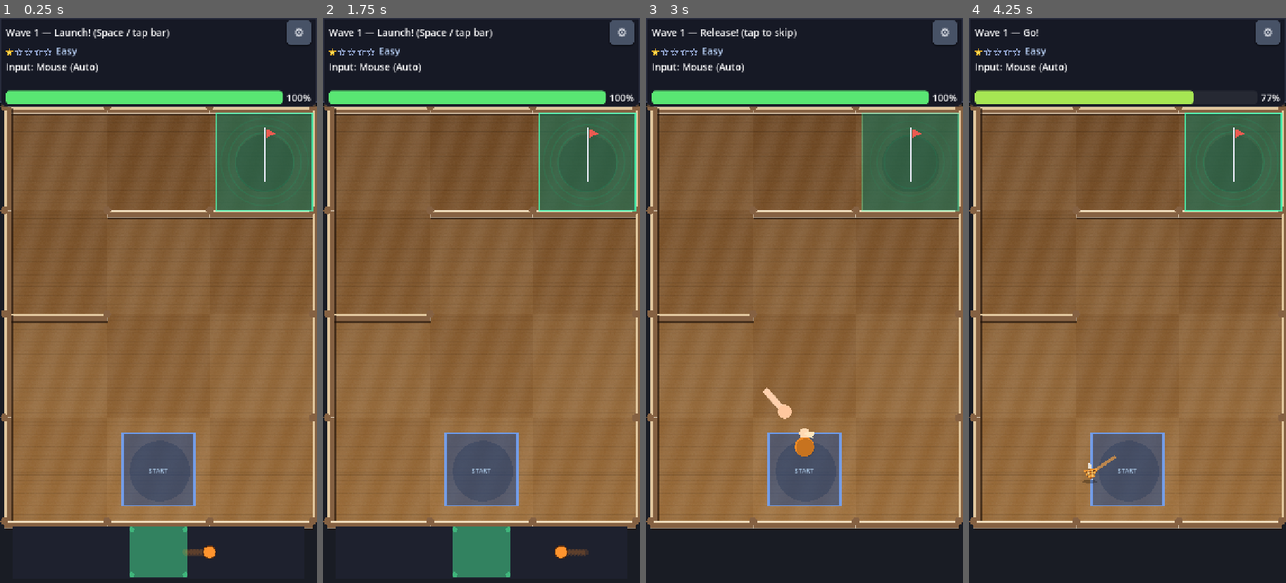
Above: before the commit, frames 1-4 (left to right).
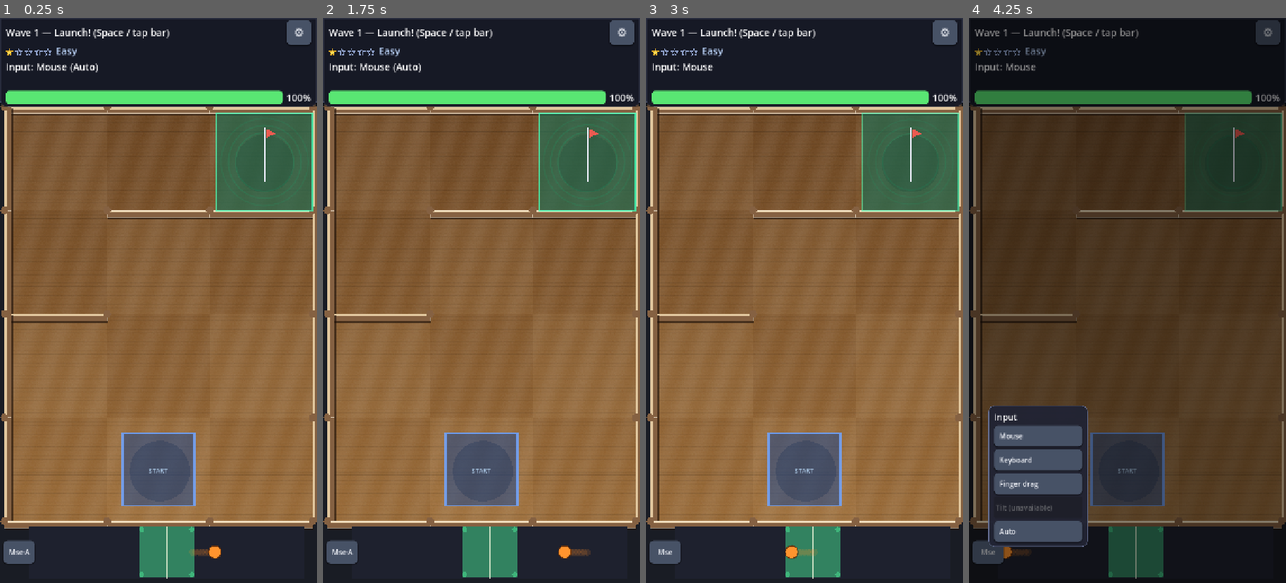
Above: after the commit, the same moments.

Repository: mhaiprojects/Spinning-Top-Maze
Game: Godot game, scene res://scenes/main.tscn
Same seed, same stepped clock (60 frames per second), same inputs: the game is played once before the commit and once after it.
Inputs (mouse positions are in pixels of both pictures, inside the frame that each line leads up to):
- Up to frame 1 (0.25 s): no input
- Up to frame 2 (1.75 s): click "⚙" at 0.5 s; click "Resume" at 1.25 s
- Up to frame 3 (3 s): click (665, 554) at 2 s, where only the run after the commit has a clickable "Mse·A"; click (715, 436) at 2.75 s, where only the run after the commit has a clickable "Mouse"
- Up to frame 4 (4.25 s): click (988, 554) at 3.5 s, where only the run after the commit has a clickable "Mse"

The runs differ from the first frame. In frame 1, 1.1% of the frame differs, in the area x 1-70%, y 90-100%; in frame 2, 1.1%; in frame 3, 3.5%; in frame 4, 80%, in the area x 0-100%, y 0-100%.

Commit message:
2026-11-27 18:39 AEDT: Bottom-left input picker with Auto, symmetric maze, launch-bar clearance, and headless tests (via cursor-agent)

Diff:
--- a/scripts/game_ui.gd
+++ b/scripts/game_ui.gd
@@ -6,6 +6,7 @@
 const VT := preload("res://scripts/visual_theme.gd")
 const ViewportLayout := preload("res://scripts/viewport_layout.gd")
 const DifficultyStars := preload("res://scripts/difficulty_stars.gd")
+const InputPickerMenu := preload("res://scripts/input_picker_menu.gd")
 
 var _vp_size := Vector2(720, 1280)
 var _play_rect := Rect2()
@@ -19,6 +20,7 @@
 var _lbl_msg: Label
 var _btn_gear: Button
 var _physics_menu: PhysicsMenu
+var _input_picker: InputPickerMenu
 var _overlay: Control
 var _overlay_card: PanelContainer
 var _overlay_lbl: Label
@@ -48,12 +50,17 @@
 	if tin_path and tin_path.has_method("settings_path"):
 		_physics_menu.set_settings_path(str(tin_path.call("settings_path")))
 	add_child(_physics_menu)
-
-
-func set_layout_rects(vp: Vector2, play: Rect2, top_h: float, _bot_h: float) -> void:
+	_input_picker = InputPickerMenu.new()
+	_input_picker.set_ui_host(self)
+	add_child(_input_picker)
+
+
+func set_layout_rects(vp: Vector2, play: Rect2, top_h: float, bot_h: float) -> void:
 	_vp_size = vp
 	_play_rect = play
 	_hud_height = top_h
+	if _input_picker:
+		_input_picker.layout_chrome(vp, bot_h)
 	var ui_s: float = ViewportLayout.ui_scale(vp)
 	if _overlay_card:
 		var card_w: float = minf(320.0 * ui_s, maxf(200.0, vp.x - 24.0))
@@ -99,6 +106,8 @@
 func consumes_steering_at(screen_pos: Vector2) -> bool:
 	if _overlay.visible:
 		return _overlay_btn.get_global_rect().has_point(screen_pos) or _overlay_card.get_global_rect().has_point(screen_pos)
+	if _input_picker and _input_picker.consumes_point(screen_pos):
+		return true
 	return hud_screen_rect().has_point(screen_pos)
 
 
@@ -292,6 +301,20 @@
 	return _physics_menu != null and _physics_menu.is_open()
 
 
+func input_picker_open() -> bool:
+	return _input_picker != null and _input_picker.is_open()
+
+
+func input_picker_node() -> InputPickerMenu:
+	return _input_picker
+
+
+func input_picker_button_rect() -> Rect2:
+	if _input_picker == null:
+		return Rect2()
+	return _input_picker.button_screen_rect()
+
+
 func physics_menu_node() -> PhysicsMenu:
 	return _physics_menu
 
@@ -330,7 +353,7 @@
 func _unhandled_input(event: InputEvent) -> void:
 	if handle_overlay_input(event):
 		return
-	if physics_settings_menu_open():
+	if physics_settings_menu_open() or input_picker_open():
 		return
 	var fo: Control = get_viewport().gui_get_focus_owner()
 	if fo is LineEdit:
@@ -429,6 +452,8 @@
 
 func _on_mode_changed(_selected: int, _effective: int) -> void:
 	_refresh_settings_menu()
+	if _input_picker:
+		_input_picker.refresh_chrome()
 
 
 func _on_fallback_message(text: String) -> void:
--- a/scripts/input_modes.gd
+++ b/scripts/input_modes.gd
@@ -133,6 +133,17 @@
 	return steer_tilt(oriented, cal_offset)
 
 
+static func mode_short_label(mode: int) -> String:
+	match mode:
+		Mode.KEYBOARD:
+			return "Key"
+		Mode.DRAG:
+			return "Drag"
+		Mode.TILT:
+			return "Tilt"
+	return "Mse"
+
+
 static func mode_name(mode: int) -> String:
 	match mode:
 		Mode.MOUSE:
--- /dev/null
+++ b/scripts/input_picker_menu.gd
@@ -0,0 +1,270 @@
+class_name InputPickerMenu
+extends CanvasLayer
+## Bottom-left input mode picker (explicit + Auto).
+
+const VT := preload("res://scripts/visual_theme.gd")
+const ViewportLayout := preload("res://scripts/viewport_layout.gd")
+
+signal closed
+
+var _open := false
+var _prev_paused := false
+var _ui_host: Node
+var _chrome: Control
+var _btn: Button
+var _backdrop: ColorRect
+var _popup: PanelContainer
+var _bot_h := 140.0
+var _option_vbox: VBoxContainer
+
+
+func _ready() -> void:
+	process_mode = Node.PROCESS_MODE_ALWAYS
+	layer = 24
+	_build_ui()
+	visible = true
+
+
+func set_ui_host(host: Node) -> void:
+	_ui_host = host
+
+
+func is_open() -> bool:
+	return _open
+
+
+func button() -> Button:
+	return _btn
+
+
+func button_screen_rect() -> Rect2:
+	if _btn == null:
+		return Rect2()
+	return _btn.get_global_rect()
+
+
+func popup_screen_rect() -> Rect2:
+	if _popup == null or not _open:
+		return Rect2()
+	return _popup.get_global_rect()
+
+
+func consumes_point(screen_pos: Vector2) -> bool:
+	if _btn and _btn.get_global_rect().has_point(screen_pos):
+		return true
+	if _open and _backdrop and _backdrop.get_global_rect().has_point(screen_pos):
+		return true
+	if _open and _popup and _popup.get_global_rect().has_point(screen_pos):
+		return true
+	return false
+
+
+func layout_chrome(vp: Vector2, bot_h: float) -> void:
+	_bot_h = bot_h
+	var sz: float = ViewportLayout.input_picker_size(vp)
+	var m: float = ViewportLayout.edge_margin(vp, 8.0)
+	_btn.custom_minimum_size = Vector2(sz, sz)
+	_btn.position = Vector2(m, vp.y - bot_h + maxf(4.0, (bot_h - sz) * 0.5))
+	_btn.size = Vector2(sz, sz)
+	if _open:
+		_center_popup(vp)
+
+
+func _build_ui() -> void:
+	_chrome = Control.new()
+	_chrome.set_anchors_preset(Control.PRESET_FULL_RECT)
+	_chrome.mouse_filter = Control.MOUSE_FILTER_IGNORE
+	add_child(_chrome)
+	_btn = Button.new()
+	_btn.name = "InputPickerButton"
+	_btn.focus_mode = Control.FOCUS_NONE
+	_btn.mouse_filter = Control.MOUSE_FILTER_STOP
+	_btn.pressed.connect(_on_toggle_popup)
+	VT.apply_button_theme(_btn)
+	_btn.add_theme_font_size_override("font_size", 16)
+	_chrome.add_child(_btn)
+	_backdrop = ColorRect.new()
+	_backdrop.color = Color(0, 0, 0, 0.45)
+	_backdrop.set_anchors_preset(Control.PRESET_FULL_RECT)
+	_backdrop.visible = false
+	_backdrop.mouse_filter = Control.MOUSE_FILTER_STOP
+	_backdrop.gui_input.connect(_on_backdrop_input)
+	_chrome.add_child(_backdrop)
+	_popup = PanelContainer.new()
+	_popup.visible = false
+	_popup.mouse_filter = Control.MOUSE_FILTER_STOP
+	var panel_box := StyleBoxFlat.new()
+	panel_box.bg_color = Color(0.13, 0.14, 0.2, 0.97)
+	panel_box.border_color = Color(0.4, 0.44, 0.58)
+	panel_box.set_border_width_all(1)
+	panel_box.corner_radius_top_left = 14
+	panel_box.corner_radius_top_right = 14
+	panel_box.corner_radius_bottom_left = 14
+	panel_box.corner_radius_bottom_right = 14
+	_popup.add_theme_stylebox_override("panel", panel_box)
+	_chrome.add_child(_popup)
+	var margin := MarginContainer.new()
+	margin.add_theme_constant_override("margin_left", 12)
+	margin.add_theme_constant_override("margin_right", 12)
+	margin.add_theme_constant_override("margin_top", 10)
+	margin.add_theme_constant_override("margin_bottom", 10)
+	_popup.add_child(margin)
+	_option_vbox = VBoxContainer.new()
+	_option_vbox.add_theme_constant_override("separation", 6)
+	margin.add_child(_option_vbox)
+	var v := _option_vbox
+	var title := Label.new()
+	title.text = "Input"
+	title.add_theme_font_size_override("font_size", 20)
+	v.add_child(title)
+	v.add_child(_make_row("Mouse", InputModes.Mode.MOUSE, false))
+	v.add_child(_make_row("Keyboard", InputModes.Mode.KEYBOARD, false))
+	v.add_child(_make_row("Finger drag", InputModes.Mode.DRAG, false))
+	v.add_child(_make_row("Tilt", InputModes.Mode.TILT, true))
+	v.add_child(_make_row("Auto", -1, false))
+	_refresh_button_label()
+
+
+func _make_row(label: String, mode: int, tilt_row: bool) -> Button:
+	var b := Button.new()
+	b.text = label
+	b.alignment = HORIZONTAL_ALIGNMENT_LEFT
+	b.custom_minimum_size = Vector2(200, 48)
+	b.size_flags_horizontal = Control.SIZE_EXPAND_FILL
+	b.focus_mode = Control.FOCUS_NONE
+	VT.apply_button_theme(b)
+	b.pressed.connect(_on_pick.bind(mode, tilt_row))
+	b.set_meta("picker_mode", mode)
+	b.set_meta("tilt_row", tilt_row)
+	return b
+
+
+func _on_pick(mode: int, tilt_row: bool) -> void:
+	var tin: Node = get_node_or_null("/root/TiltInput")
+	if tin == null:
+		close()
+		return
+	if mode < 0:
+		if tin.has_method("apply_auto_detect"):
+			tin.call("apply_auto_detect")
+	else:
+		if tilt_row and tin.has_method("tilt_picker_enabled") and not tin.call("tilt_picker_enabled"):
+			return
+		if tin.has_method("pick_mode_from_ui"):
+			tin.call("pick_mode_from_ui", mode)
+		elif tin.has_method("set_mode"):
+			tin.call("set_mode", mode)
+	_refresh_button_label()
+	if _ui_host and _ui_host.has_method("_refresh_settings_menu"):
+		_ui_host.call("_refresh_settings_menu")
+	close()
+
+
+func _on_toggle_popup() -> void:
+	if _open:
+		close()
+	else:
+		open()
+
+
+func open() -> void:
+	if _open:
+		return
+	var tree := get_tree()
+	_prev_paused = tree.paused
+	tree.paused = true
+	_open = true
+	_backdrop.visible = true
+	_popup.visible = true
+	var tin: Node = get_node_or_null("/root/TiltInput")
+	if tin and tin.has_method("set_steer_blocked"):
+		tin.call("set_steer_blocked", true)
+	_refresh_popup_rows()
+	_refresh_button_label()
+	var vp: Rect2 = get_viewport().get_visible_rect()
+	_center_popup(vp.size)
+
+
+func close() -> void:
+	if not _open:
+		return
+	_open = false
+	_backdrop.visible = false
+	_popup.visible = false
+	var tree := get_tree()
+	if tree:
+		tree.paused = _prev_paused
+	var tin: Node = get_node_or_null("/root/TiltInput")
+	if tin:
+		if tin.has_method("set_steer_blocked"):
+			tin.call("set_steer_blocked", false)
+		if tin.has_method("release_menu_drag"):
+			tin.call("release_menu_drag")
+	closed.emit()
+
+
+func _on_backdrop_input(event: InputEvent) -> void:
+	if event is InputEventScreenTouch and event.pressed:
+		close()
+		get_viewport().set_input_as_handled()
+	elif event is InputEventMouseButton and event.pressed and event.button_index == MOUSE_BUTTON_LEFT:
+		close()
+		get_viewport().set_input_as_handled()
+
+
+func _unhandled_input(event: InputEvent) -> void:
+	if not _open:
+		return
+	if event is InputEventKey and event.pressed and not event.echo and event.keycode == KEY_ESCAPE:
+		close()
+		get_viewport().set_input_as_handled()
+
+
+func _center_popup(vp: Vector2) -> void:
+	var sz: Vector2 = _popup.get_combined_minimum_size()
+	if sz.x < 180.0:
+		sz.x = 220.0
+	var btn_c: Vector2 = _btn.get_global_rect().get_center()
+	var x: float = clampf(btn_c.x, 8.0, vp.x - sz.x - 8.0)
+	var y: float = btn_c.y - sz.y - 12.0
+	if y < 8.0:
+		y = minf(_btn.global_position.y + _btn.size.y + 8.0, vp.y - sz.y - 8.0)
+	_popup.position = Vector2(x, y)
+	_popup.size = sz
+
+
+func _refresh_popup_rows() -> void:
+	var tin: Node = get_node_or_null("/root/TiltInput")
+	var tilt_ok: bool = tin and tin.has_method("tilt_picker_enabled") and bool(tin.call("tilt_picker_enabled"))
+	for c in _option_vbox.get_children():
+		if c is Button and bool(c.get_meta("tilt_row", false)):
+			var b := c as Button
+			if tilt_ok:
+				b.disabled = false
+				b.text = "Tilt"
+				b.modulate = Color.WHITE
+			else:
+				b.disabled = true
+				b.text = "Tilt (unavailable)"
+				b.modulate = Color(0.75, 0.75, 0.75)
+
+
+func _refresh_button_label() -> void:
+	var tin: Node = get_node_or_null("/root/TiltInput")
+	if tin == null:
+		_btn.text = "In"
+		return
+	var eff: int = int(tin.call("effective_mode"))
+	var short: String = InputModes.mode_short_label(eff)
+	var explicit: bool = tin.has_method("mode_explicit") and bool(tin.call("mode_explicit"))
+	if not explicit:
+		short += "·A"
+	_btn.text = short
+	_btn.tooltip_text = "Input: %s%s" % [
+		InputModes.mode_name(eff),
+		" (Auto)" if not explicit else " (manual)",
+	]
+
+
+func refresh_chrome() -> void:
+	_refresh_button_label()
--- a/scripts/main.gd
+++ b/scripts/main.gd
@@ -106,6 +106,8 @@
 		blocked = true
 	if _ui.has_method("physics_settings_menu_open") and _ui.physics_settings_menu_open():
 		blocked = true
+	if _ui.has_method("input_picker_open") and _ui.input_picker_open():
+		blocked = true
 	tin.call("set_steer_blocked", blocked)
 
 
@@ -153,8 +155,11 @@
 			var measured: float = _ui.hud_band_height()
 			if measured > top_h + 0.5:
 				top_h = measured
-				_play_rect.position.y = top_h
-				_play_rect.size.y = maxf(80.0, vp.size.y - top_h - bot_h)
+				_play_rect.position = Vector2(margin, top_h)
+				_play_rect.size = Vector2(
+					maxf(40.0, vp.size.x - margin * 2.0),
+					maxf(80.0, vp.size.y - top_h - bot_h)
+				)
 				_ui.set_layout_rects(vp.size, _play_rect, top_h, bot_h)
 	if not _hud_only:
 		_generate_maze_data_only()
@@ -184,10 +189,15 @@
 	var bot_h: float = float(ViewportLayout.scaled_heights(vp.size).bottom)
 	var s: float = float(ViewportLayout.scaled_heights(vp.size).scale)
 	var inset: float = maxf(12.0, 16.0 * s)
+	var bar_left: float = maxf(
+		_play_rect.position.x + inset,
+		ViewportLayout.launch_bar_left_clearance(vp.size)
+	)
+	var bar_right: float = _play_rect.position.x + _play_rect.size.x - inset
 	var bar := Rect2(
-		_play_rect.position.x + inset,
+		bar_left,
 		maxf(_play_rect.end.y + 4.0, vp.size.y - bot_h + 8.0 * s),
-		maxf(40.0, _play_rect.size.x - inset * 2.0),
+		maxf(40.0, bar_right - bar_left),
 		maxf(36.0, minf(bot_h - 16.0 * s, vp.size.y - (_play_rect.end.y + 8.0)))
 	)
 	if bar.end.y > vp.size.y:
@@ -367,6 +377,8 @@
 	if _ui.has_method("handle_overlay_input") and _ui.handle_overlay_input(event):
 		return
 	if _ui.has_method("physics_settings_menu_open") and _ui.physics_settings_menu_open():
+		return
+	if _ui.has_method("input_picker_open") and _ui.input_picker_open():
 		return
 	if _gui_editing_text():
 		return
--- a/scripts/tilt_input.gd
+++ b/scripts/tilt_input.gd
@@ -189,6 +189,28 @@
 	if not InputModes.ORDER.has(mode):
 		return
 	_commit_explicit_mode(mode)
+
+
+func apply_auto_detect() -> void:
+	_mode_explicit = false
+	_start_auto_detect()
+	UserSettings.save_input_mode_full(_settings_path, _selected_mode, false)
+
+
+func pick_mode_from_ui(mode: int) -> void:
+	if not InputModes.ORDER.has(mode):
+		return
+	_commit_explicit_mode(mode)
+	if mode == InputModes.Mode.TILT and OS.has_feature("web"):
+		request_web_permission()
+
+
+func tilt_picker_enabled() -> bool:
+	if not InputModes.is_touch_device() and not OS.has_feature("mobile"):
+		return false
+	if OS.has_feature("web"):
+		return (_web_has_orientation or _web_has_motion) and not _tilt_denied
+	return InputModes.native_accel_live() or OS.has_feature("mobile")
 
 
 func _commit_explicit_mode(mode: int) -> void:
--- a/scripts/viewport_layout.gd
+++ b/scripts/viewport_layout.gd
@@ -24,11 +24,23 @@
 	return 140.0 * ui_scale(DESIGN_SIZE)
 
 
+static func input_picker_size(vp: Vector2) -> float:
+	return maxf(48.0, 52.0 * ui_scale(vp))
+
+
+## Horizontal space for the bottom-left picker; used for launch bar placement only (not maze inset).
+static func launch_bar_left_clearance(vp: Vector2) -> float:
+	var sz: float = input_picker_size(vp)
+	return edge_margin(vp, 8.0) + sz + edge_margin(vp, 4.0)
+
+
 static func scaled_heights(vp: Vector2) -> Dictionary:
 	var s: float = ui_scale(vp)
+	var picker_sz: float = input_picker_size(vp)
+	var bottom_pad: float = maxf(140.0 * s, picker_sz + edge_margin(vp, 10.0) * 2.0)
 	return {
 		"scale": s,
 		"top": 152.0 * s,
-		"bottom": 140.0 * s,
+		"bottom": bottom_pad,
 		"margin": edge_margin(vp, 10.0),
 	}
--- a/tests/test_runner.gd
+++ b/tests/test_runner.gd
@@ -13,6 +13,7 @@
 const PhysicsSettings := preload("res://scripts/physics_settings.gd")
 const TopPhysics := preload("res://scripts/top_physics.gd")
 const PhysicsMenu := preload("res://scripts/physics_menu.gd")
+const InputPickerMenu := preload("res://scripts/input_picker_menu.gd")
 
 const SETTINGS_TEST := "user://test_stm_settings.cfg"
 
@@ -124,6 +125,7 @@
 	await test_hud_play_layout()
 	test_web_export_shell_preset()
 	await test_viewport_layouts()
+	await test_input_picker_menu()
 	print("\nRESULT: %d passed, %d failed" % [passed, failed])
 
 
@@ -428,6 +430,7 @@
 		"res://scripts/top_physics.gd",
 		"res://scripts/physics_menu.gd",
 		"res://scripts/viewport_layout.gd",
+		"res://scripts/input_picker_menu.gd",
 	]
 	for p in paths:
 		var res: Resource = load(p)
@@ -1973,6 +1976,86 @@
 	PhysicsSettings.reset_all()
 
 
+func _rects_disjoint(a: Rect2, b: Rect2, pad: float = 2.0) -> bool:
+	var ag: Rect2 = a.grow(pad)
+	var bg: Rect2 = b.grow(pad)
+	return not ag.intersects(bg)
+
+
+func test_input_picker_menu() -> void:
+	PhysicsSettings.reset_all()
+	_clear_settings_test()
+	var scene: PackedScene = load("res://scenes/main.tscn")
+	var inst := scene.instantiate()
+	root.add_child(inst)
+	for i in 24:
+		await process_frame
+	var ui: Node = inst.get_node("UI")
+	var tin: Node = root.get_node_or_null("TiltInput")
+	var picker: InputPickerMenu = ui.call("input_picker_node") as InputPickerMenu
+	var vp: Rect2 = inst.get_viewport().get_visible_rect()
+	var btn_r: Rect2 = ui.call("input_picker_button_rect") as Rect2
+	check(picker != null and btn_r.size.x >= 48.0, "input picker button exists with touch target")
+	check(_rect_inside_viewport(btn_r, vp), "input picker button in viewport")
+	check(btn_r.position.x < vp.size.x * 0.35, "input picker anchored bottom-left")
+	picker.open()
+	for i in 6:
+		await process_frame
+	check(picker.is_open(), "input picker popup opens")
+	check(bool(tin.call("steer_blocked")), "steering blocked while picker open")
+	check(paused, "tree paused while picker open")
+	var pop_r: Rect2 = picker.popup_screen_rect()
+	check(_rect_inside_viewport(pop_r, vp), "picker popup in viewport")
+	check(picker.consumes_point(btn_r.get_center()), "picker button consumes steering point")
+	picker.call("_on_pick", InputModes.Mode.MOUSE, false)
+	await process_frame
+	check(not picker.is_open(), "picker closes after selection")
+	check(not paused, "tree unpaused after picker close")
+	check(int(tin.call("selected_mode")) == InputModes.Mode.MOUSE, "picker mouse explicit")
+	check(bool(tin.call("mode_explicit")), "picker mouse sets explicit")
+	check(
+		UserSettings.load_input_mode(SETTINGS_TEST) == InputModes.Mode.MOUSE
+		and UserSettings.load_mode_explicit(SETTINGS_TEST),
+		"picker mouse saved to test settings"
+	)
+	picker.call("_on_pick", InputModes.Mode.DRAG, false)
+	await process_frame
+	check(int(tin.call("selected_mode")) == InputModes.Mode.DRAG, "picker drag explicit")
+	picker.call("_on_pick", InputModes.Mode.KEYBOARD, false)
+	await process_frame
+	check(int(tin.call("selected_mode")) == InputModes.Mode.KEYBOARD, "picker keyboard explicit")
+	picker.open()
+	await process_frame
+	var esc := InputEventKey.new()
+	esc.pressed = true
+	esc.echo = false
+	esc.keycode = KEY_ESCAPE
+	picker._unhandled_input(esc)
+	await process_frame
+	check(not picker.is_open(), "picker closes on Escape")
+	check(not paused, "tree unpaused after Escape close")
+	picker.open()
+	await process_frame
+	picker.call("_on_pick", -1, false)
+	await process_frame
+	check(not bool(tin.call("mode_explicit")), "picker Auto clears explicit")
+	check(not UserSettings.load_mode_explicit(SETTINGS_TEST), "Auto saved implicit to test settings")
+	check(not tin.call("tilt_picker_enabled"), "tilt unavailable on headless desktop")
+	picker.open()
+	await process_frame
+	picker._refresh_popup_rows()
+	var tilt_btn: Button = null
+	for c in picker._option_vbox.get_children():
+		if c is Button and bool(c.get_meta("tilt_row", false)):
+			tilt_btn = c as Button
+			break
+	check(tilt_btn != null and tilt_btn.disabled, "tilt row disabled when unavailable")
+	picker.close()
+	await process_frame
+	inst.queue_free()
+	await process_frame
+
+
 func _rect_inside_viewport(inner: Rect2, vp: Rect2, pad: float = 3.0) -> bool:
 	return (
 		inner.position.x >= vp.position.x - pad
@@ -2035,8 +2118,26 @@
 			and is_equal_approx(play.size.y, maze_local.size.y),
 			"maze play area matches layout at %dx%d" % [sz.x, sz.y]
 		)
+		var pick_btn: Rect2 = ui.call("input_picker_button_rect") as Rect2
+		var picker: InputPickerMenu = ui.call("input_picker_node") as InputPickerMenu
+		check(_rect_inside_viewport(pick_btn, vp), "picker btn inside viewport %dx%d" % [sz.x, sz.y])
 		var menu: PhysicsMenu = ui.call("physics_menu_node") as PhysicsMenu
 		var gear_btn: Button = ui.call("gear_button") as Button
+		var gear_r: Rect2 = gear_btn.get_global_rect()
+		check(_rects_disjoint(pick_btn, gear_r), "picker btn disjoint gear %dx%d" % [sz.x, sz.y])
+		check(_rects_disjoint(pick_btn, hud), "picker btn disjoint HUD %dx%d" % [sz.x, sz.y])
+		check(_rects_disjoint(pick_btn, launch), "picker btn disjoint launch %dx%d" % [sz.x, sz.y])
+		check(_rects_disjoint(pick_btn, play), "picker btn disjoint play %dx%d" % [sz.x, sz.y])
+		picker.open()
+		for i in 8:
+			await process_frame
+		var pop_r: Rect2 = picker.popup_screen_rect()
+		check(_rect_inside_viewport(pop_r, vp), "picker popup inside viewport %dx%d" % [sz.x, sz.y])
+		check(_rects_disjoint(pop_r, gear_r), "picker popup disjoint gear %dx%d" % [sz.x, sz.y])
+		check(_rects_disjoint(pop_r, hud), "picker popup disjoint HUD %dx%d" % [sz.x, sz.y])
+		picker.close()
+		for i in 4:
+			await process_frame
 		gear_btn.pressed.emit()
 		for i in 8:
 			await process_frame
